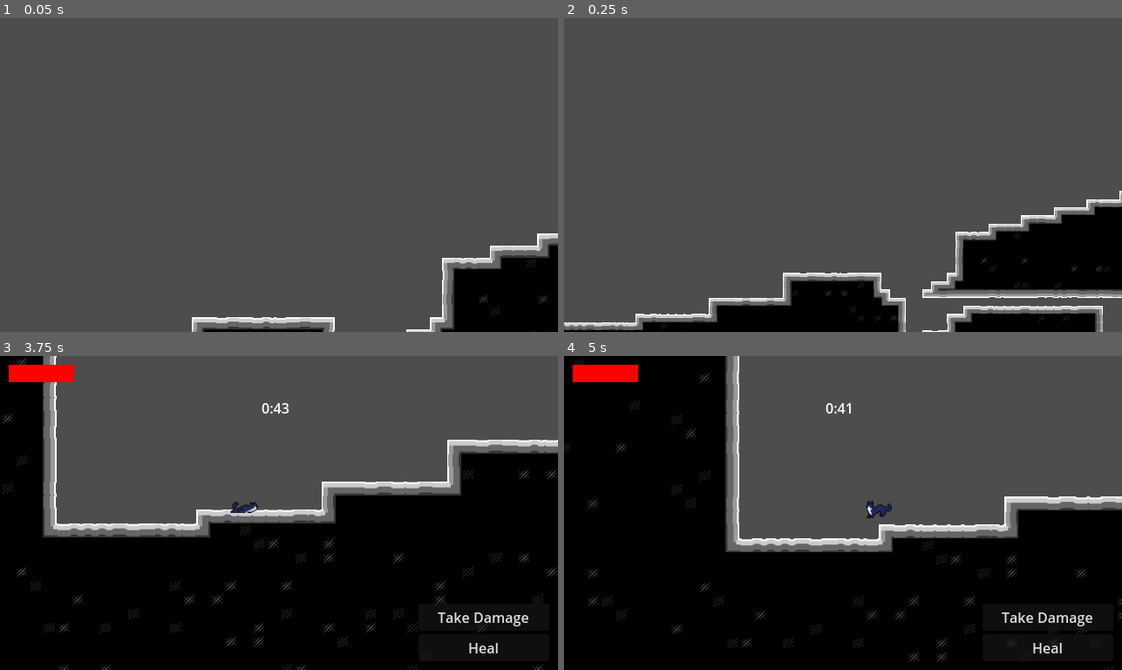
Above: before the commit, frames 1-4 (two rows, left to right).
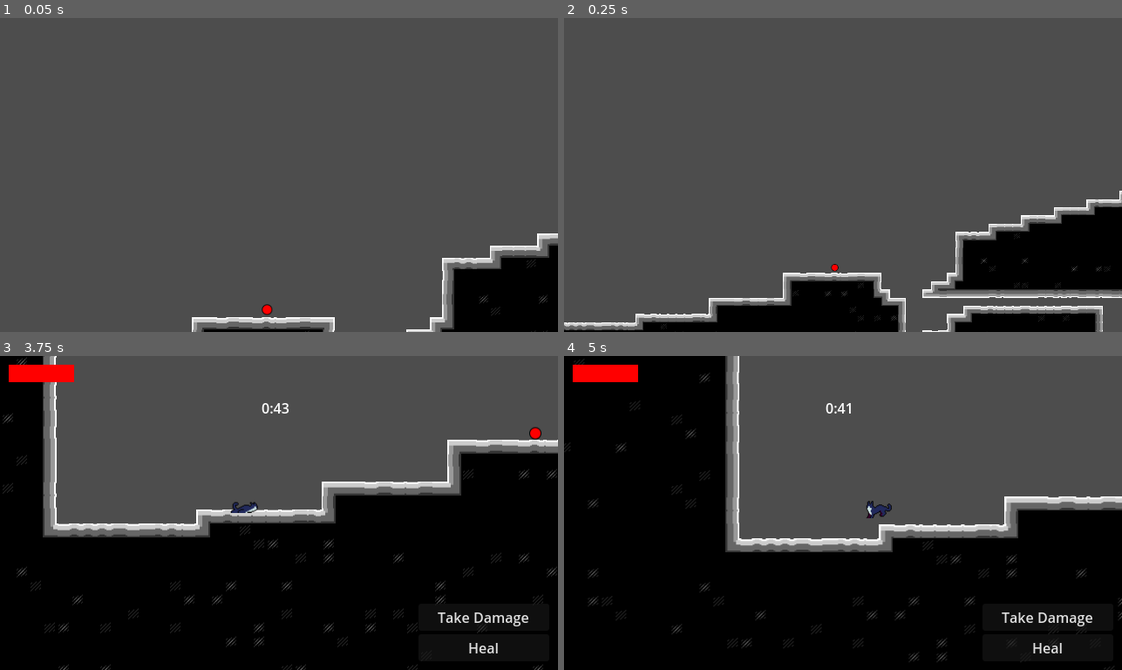
Above: after the commit, the same moments.

Repository: EmperorCookie/groundhogvania
Game: Godot game, scene res://levels/prototype/prototype_level.tscn
Two runs of this game, one before a commit and one after it. Both use one fixed random seed, a clock stepped at 60 frames per second and the inputs below. This scene is started directly instead of the project's main scene.
Inputs:
- Up to frame 1 (0.05 s): no input
- Up to frame 2 (0.25 s): no input
- Up to frame 3 (3.75 s): hold Right (player_right) 0.53-2.03 s; tap Shift (player_dash) every 0.75 s from 0.6 to 3.6 s; tap Space (player_jump) at 0.77, 1.52, 3.02 s; hold Left (player_left) 2.03-2.78 s; hold Right (player_right) from 2.78 s (still down)
- Up to frame 4 (5 s): tap Space (player_jump) at 3.77, 4.52 s; release Right (player_right) at 4.28 s; hold Left (player_left) from 4.28 s (still down); tap Shift (player_dash) at 4.35 s

The runs differ from the first frame. In frame 1, less than 0.1% of the frame differs, in the area x 46-49%, y 91-95%; in frame 2, less than 0.1%; in frame 3, less than 0.1%, in the area x 94-98%, y 22-27%; in frame 4, nothing differs.

Commit message:
Add heart item with floating animation to level
Introduces a new heart item (item_heart) with a floating animation and pickup logic that heals the player. The heart item is added to the prototype level at a specific position.

Diff:
--- /dev/null
+++ b/items/item_heart.gd
@@ -0,0 +1,32 @@
+extends Area2D
+
+var original_position: Vector2
+var float_height: float = 4.0  # How many pixels to float up/down
+var float_speed: float = 2.0    # How fast the floating animation is
+
+func _ready():
+	# Store the original position
+	original_position = position
+
+	# Create floating animation
+	create_float_animation()
+
+func create_float_animation():
+	var tween = create_tween()
+	tween.set_loops()  # Loop forever
+
+	# Float up
+	tween.tween_property(self, "position:y", original_position.y - float_height, float_speed)
+	# Float down
+	tween.tween_property(self, "position:y", original_position.y + float_height, float_speed)
+
+func _on_body_entered(body: Node2D) -> void:
+	# Check if the body that entered is the player
+	if body.name == "Player" or body.has_method("is_player"):
+		print("Picked up a heart!")
+
+		# Give the player the ability to dash
+		body.player_heal()
+
+		# Remove the power-up from the world
+		queue_free()
--- /dev/null
+++ b/items/item_heart.tscn
@@ -0,0 +1,17 @@
+[gd_scene load_steps=4 format=3 uid="uid://cmctud1jb30gq"]
+
+[ext_resource type="Script" uid="uid://bwdijsok6idsc" path="res://items/item_heart.gd" id="1_vpwwv"]
+[ext_resource type="Texture2D" uid="uid://m027b0q87l8d" path="res://assets/powerups/power_up_hp.png" id="2_vpwwv"]
+
+[sub_resource type="CircleShape2D" id="CircleShape2D_kahma"]
+
+[node name="ItemHeart" type="Area2D"]
+script = ExtResource("1_vpwwv")
+
+[node name="CollisionShape2D" type="CollisionShape2D" parent="."]
+shape = SubResource("CircleShape2D_kahma")
+
+[node name="Sprite2D" type="Sprite2D" parent="CollisionShape2D"]
+texture = ExtResource("2_vpwwv")
+
+[connection signal="body_entered" from="." to="." method="_on_body_entered"]
--- a/levels/prototype/prototype_level.tscn
+++ b/levels/prototype/prototype_level.tscn
@@ -1,11 +1,12 @@
-[gd_scene load_steps=7 format=4 uid="uid://byq04x76yogq2"]
+[gd_scene load_steps=8 format=4 uid="uid://byq04x76yogq2"]
 
 [ext_resource type="TileSet" uid="uid://duvwwdne6hncq" path="res://assets/blocking_tileset.tres" id="1_7xbuc"]
 [ext_resource type="PackedScene" uid="uid://doaui24fomcxa" path="res://camera/target_camera.tscn" id="3_nkijq"]
 [ext_resource type="PackedScene" uid="uid://5yuhe55teig6" path="res://player/player.tscn" id="3_yc6rk"]
 [ext_resource type="PackedScene" uid="uid://25jvu1t7w5ho" path="res://menu/player_hud.tscn" id="4_yc6rk"]
-[ext_resource type="PackedScene" uid="uid://d2i2j5p2nqktx" path="res://player/preview_controller.tscn" id="5_x6tsm"]
+[ext_resource type="PackedScene" path="res://player/preview_controller.tscn" id="5_x6tsm"]
 [ext_resource type="Script" uid="uid://bu8hcbjroii8c" path="res://player/preview_controller.gd" id="6_t82ty"]
+[ext_resource type="PackedScene" uid="uid://cmctud1jb30gq" path="res://items/item_heart.tscn" id="7_gl4gk"]
 
 [node name="PrototypeLevel" type="Node2D"]
 
@@ -32,3 +33,6 @@
 target = NodePath("../Player")
 
 [node name="PlayerHud" parent="." instance=ExtResource("4_yc6rk")]
+
+[node name="ItemHeart" parent="." instance=ExtResource("7_gl4gk")]
+position = Vector2(48, 325)
Not shown, added: items/item_heart.gd.uid
